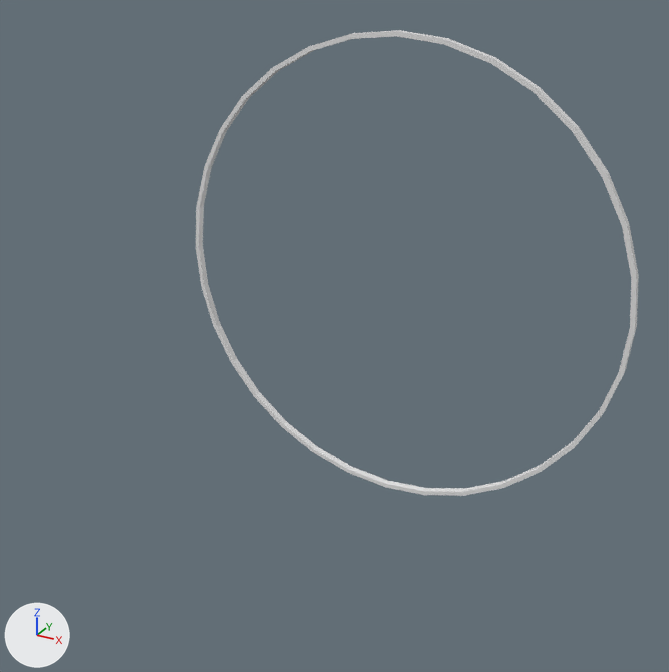
What one commit did to the Blender file Assets/Models/GizmosAssets.blend.
The view is the same before and after, from a 50 mm lens placed at (1.55, -3.31, 1.36), pointed at (0.01, -0.51, -0.03). The axes (+X, +Y, +Z) are drawn at lower left. The lights are the same throughout.

The first picture shows 'Ring_AA'.
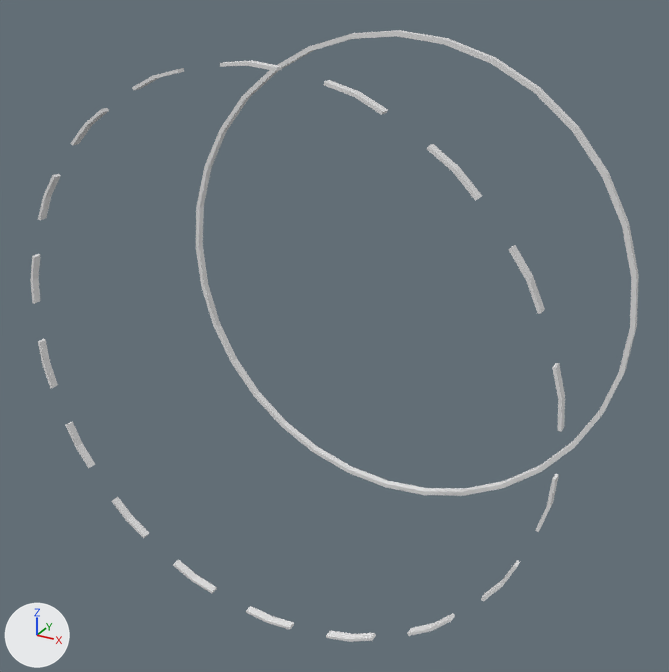
Pixel boxes [x1, y1, x2, y2] of what changed, in the pictures (669 x 672 px):
```json
{"object": "Ring_Aggro", "change": "added", "after": [30, 61, 565, 642]}
```

Edits to the scene script, one JSON object a line:
```json
{"op": "add", "block": "me_cube_001", "code": ["me_cube_001 = bpy.data.meshes.new('Cube.001')", "me_cube_001.from_pydata([(0.0, 0.015, 1.015), (0.0, 0.015, 1.005), (0.0, -0.015, 1.015), (0.0, -0.015, 1.005), (-0.098, 0.015, 1.006), (-0.096, 0.015, 0.996), (-0.098, -0.015, 1.006), (-0.096, -0.015, 0.996), (0.098, 0.015, 1.006), (0.096, 0.015, 0.996), (0.098, -0.015, 1.006), (0.096, -0.015, 0.996)], [], [(4, 5, 1, 0), (6, 2, 3, 7), (7, 5, 4, 6), (11, 10, 8, 9), (4, 0, 2, 6), (9, 1, 3, 11), (1, 5, 7, 3), (0, 8, 10, 2), (2, 10, 11, 3), (0, 1, 9, 8)])", "me_cube_001.materials.append(mat_material)  # white #e7e7e7"]}
{"op": "add", "block": "ob_ring_aggro", "code": ["ob_ring_aggro = bpy.data.objects.new('Ring_Aggro', me_cube_001)", "ob_ring_aggro.location = (0.0, -1.0, 0.0)", "_m = ob_ring_aggro.modifiers.new('Array', 'ARRAY')", "_m.count = 18", "_m.constant_offset_displace = (0.0, 0.0, 0.0)", "_m.use_relative_offset = False", "_m.use_object_offset = True", "_m.offset_object = ob_empty"]}
{"op": "add", "block": "ob_empty", "code": ["ob_empty = bpy.data.objects.new('Empty', None)", "ob_empty.location = (0.0, -1.0, 0.0)", "ob_empty.rotation_euler = (0.0, -0.349, 0.0)  # degrees (0, -20, 0)"]}
```
